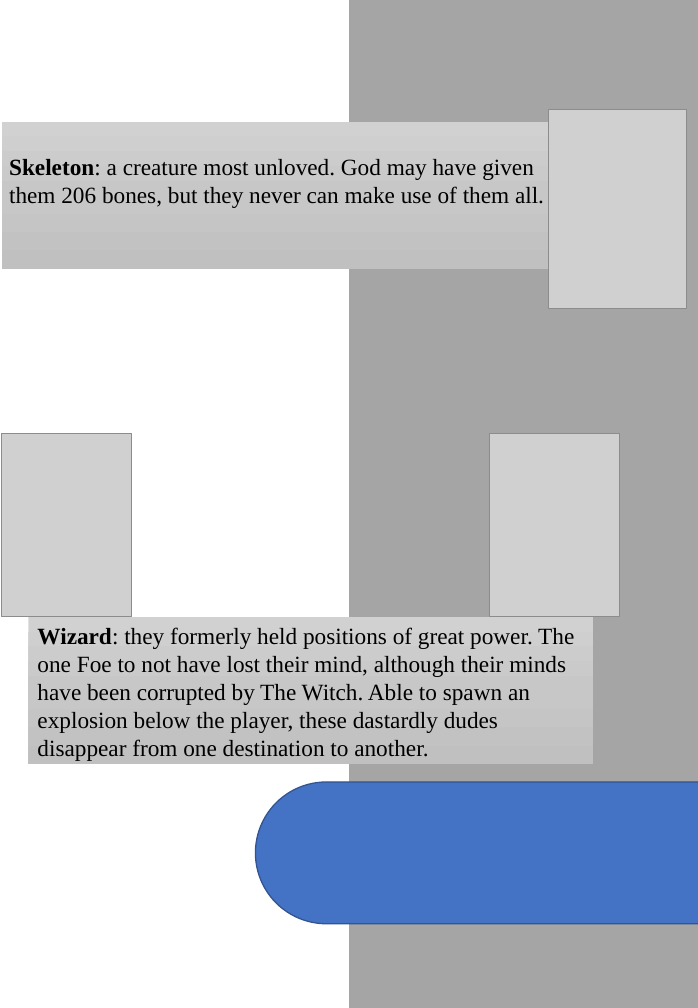
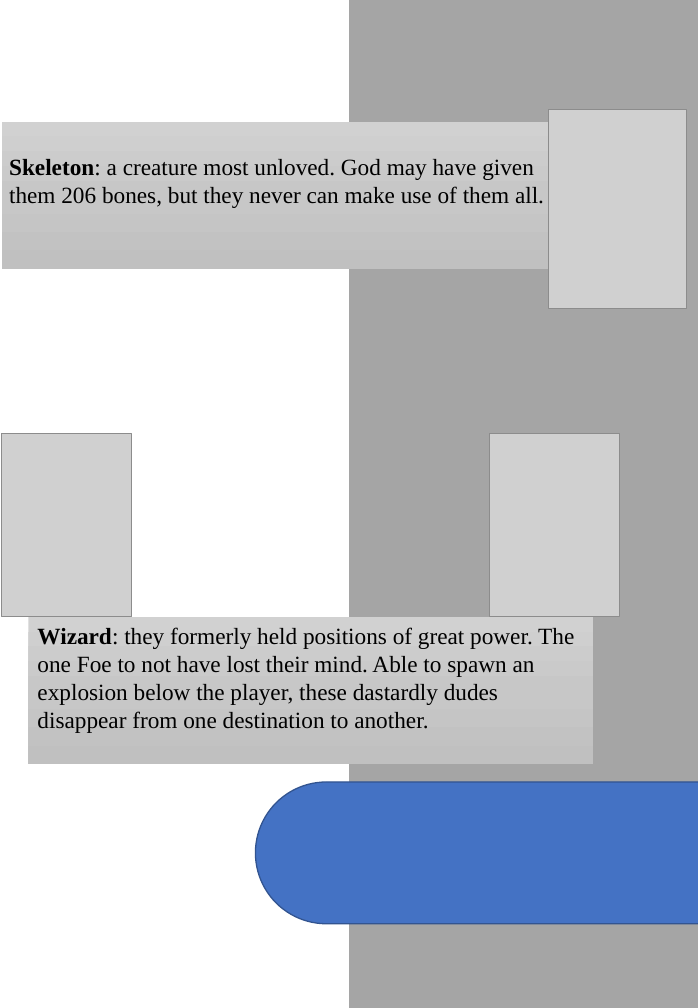
Before and after one commit to ponyfan88/Craigs-Adventure, a slide deck: slide 6 of Manual assets/maNUAL.pptx. Drawn at 698x1008 pixels with LibreOffice and Linux fonts; fonts in the diff are those of the drawing; grey boxes stand for pictures. Boxes give left, top, right and bottom in pixels: in the first picture for what was removed or moved away, otherwise in the second. Text is boxed around its words. In the diff, an @@ line names an element or a change of style, - is before the commit and + after.

```diff
--- a/Manual assets/maNUAL.pptx
+++ b/Manual assets/maNUAL.pptx
@@ text at [37,627,574,733]: text changed @@
-Wizard: they formerly held positions of great power. The one Foe to not have lost their mind, although their minds have been corrupted by The Witch. Able to spawn an explosion below the player, these dastardly dudes disappear from one destination to another.
+Wizard: they formerly held positions of great power. The one Foe to not have lost their mind. Able to spawn an explosion below the player, these dastardly dudes disappear from one destination to another.
```
Also in this commit, not shown: 4 other slides changed, 1 other file.
